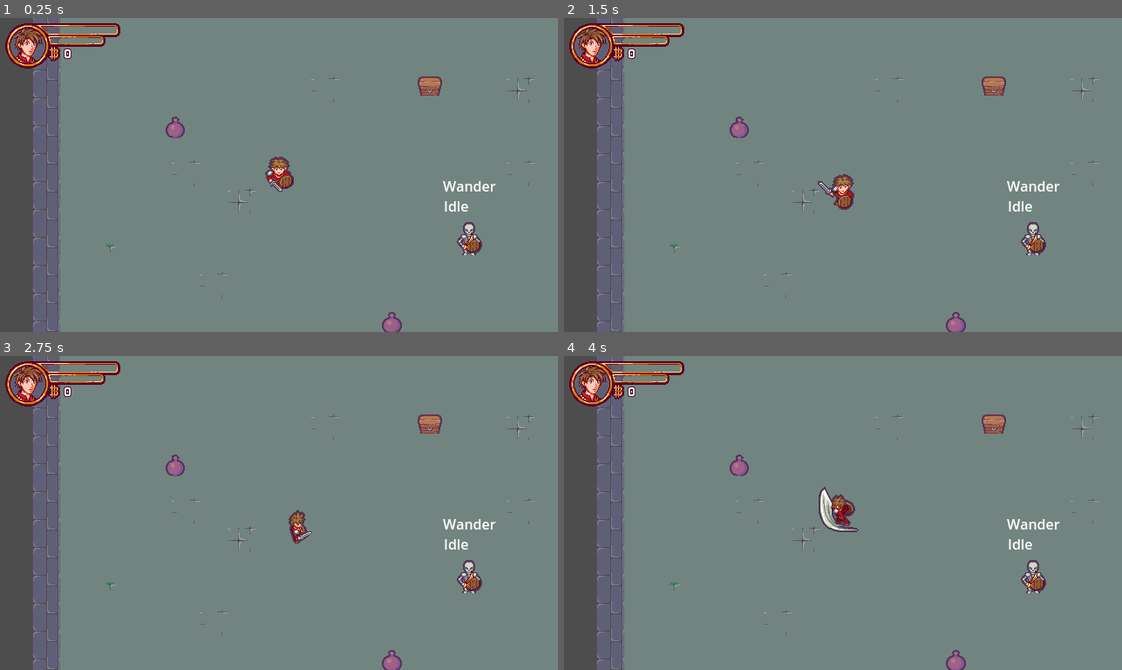
Above: before the commit, frames 1-4 (two rows, left to right).
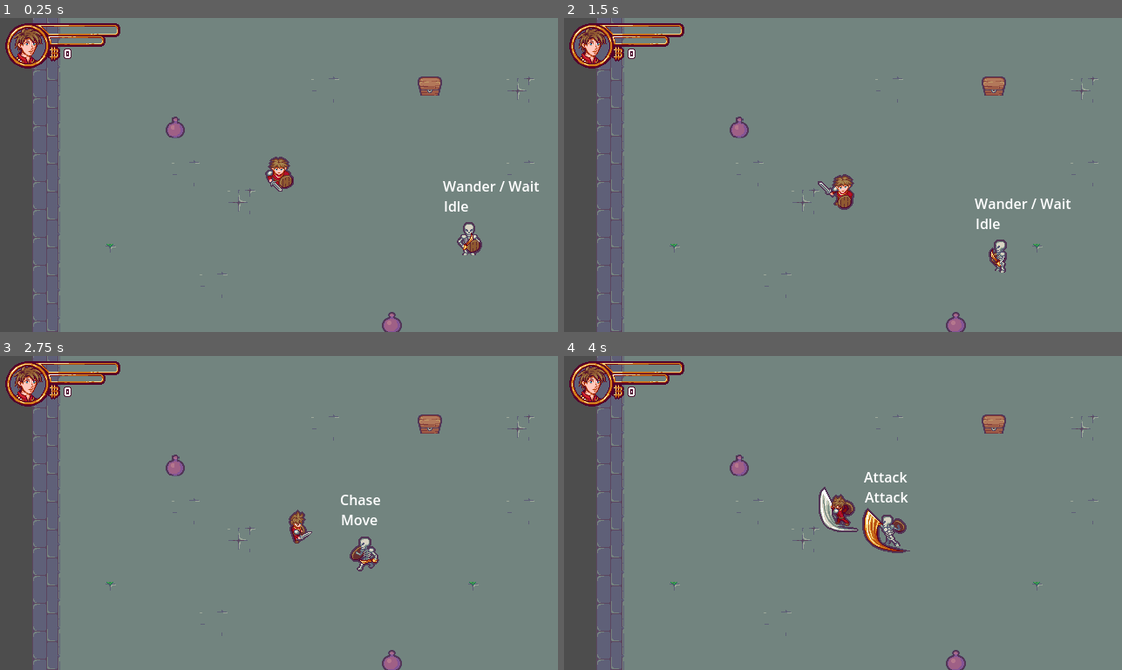
Above: after the commit, the same moments.

Repository: sylvainlap/game-002
Game: Godot game, scene res://Scenes/Levels/level.tscn
Two runs of this game, one before a commit and one after it. Both use one fixed random seed, a clock stepped at 60 frames per second and the inputs below. Sound files missing from this copy of the repository are replaced by a short silence.
Inputs:
- Up to frame 1 (0.25 s): no input
- Up to frame 2 (1.5 s): tap Enter (ui_accept) at 0.5, 0.6, 0.77, 1.07, 1.35 s; hold Right (ui_right) 0.53-1.28 s; hold Down (ui_down) from 1.28 s (still down)
- Up to frame 3 (2.75 s): tap Enter (ui_accept) at 1.52, 1.82, 2.1 s; release Down (ui_down) at 2.03 s; hold Right (ui_right) from 2.03 s (still down)
- Up to frame 4 (4 s): release Right (ui_right) at 2.78 s; hold Up (ui_up) 2.78-3.53 s; tap Enter (ui_accept) at 2.85, 3.02, 3.32, 3.6, 3.77 s; hold Left (ui_left) from 3.53 s (still down)

The runs differ from the first frame. In frame 1, 0.1% of the frame differs, in the area x 89-97%, y 51-56%; in frame 2, 1.1%; in frame 3, 1.1%; in frame 4, 1.4%, in the area x 53-89%, y 36-76%.

Commit message:
chore: video 13 finished

Diff:
--- /dev/null
+++ b/Scenes/Actors/Enemies/Skeleton/States/go_to.gd
@@ -0,0 +1,4 @@
+extends State
+
+func enter_state() -> void:
+	owner.state_machine.set_state("Move")
--- /dev/null
+++ b/Scenes/Actors/Enemies/Skeleton/States/wait.gd
@@ -0,0 +1,22 @@
+extends State
+class_name SkeleteonWaitState
+
+@export var min_wait_time: float = 0.8
+@export var max_wait_time: float = 1.2
+
+signal wait_time_finished
+
+func enter_state() -> void:
+	if owner.state_machine != null:
+		owner.state_machine.set_state("Idle")
+
+	var wait_time = randf_range(min_wait_time, max_wait_time)
+	$Timer.start(wait_time)
+
+
+func _ready() -> void:
+	$Timer.timeout.connect(_on_timer_timeout)
+
+
+func _on_timer_timeout() -> void:
+	wait_time_finished.emit()
--- a/Scenes/Actors/Enemies/Skeleton/States/wander.gd
+++ b/Scenes/Actors/Enemies/Skeleton/States/wander.gd
@@ -1,8 +1,32 @@
-extends State
+extends StateMachine
 class_name SkeletonWanderState
 
-func enter_state() -> void:
-	if owner.state_machine == null:
-		return
+@onready var wait = get_node("Wait")
 
-	owner.state_machine.set_state("Idle")
+@export var min_wander_distance = 40.0
+@export var max_wander_distance = 70.0
+
+func _generate_new_destination() -> Vector2:
+	var rdm_angle = deg_to_rad(randf_range(0.0, 360.0))
+	var direction = Vector2(cos(rdm_angle), sin(rdm_angle))
+	var distance = randf_range(min_wander_distance, max_wander_distance)
+
+	return owner.global_position + direction * distance
+
+
+func _ready() -> void:
+	wait.wait_time_finished.connect(_on_wait_time_finished)
+	owner.move_path_finished.connect(_on_move_path_finished)
+
+	super._ready()
+
+
+func _on_wait_time_finished() -> void:
+	var destination = _generate_new_destination()
+	owner.update_move_path(destination)
+	set_state("GoTo")
+
+
+func _on_move_path_finished() -> void:
+	if is_current_state():
+		set_state("Wait")
--- a/Scenes/Actors/Enemies/Skeleton/skeleton.tscn
+++ b/Scenes/Actors/Enemies/Skeleton/skeleton.tscn
@@ -7,7 +7,9 @@
 [ext_resource type="Script" path="res://Scenes/Actors/Enemies/Skeleton/States/chase.gd" id="5_rg132"]
 [ext_resource type="Script" path="res://StateMachine/state_label.gd" id="5_ttfk5"]
 [ext_resource type="Script" path="res://Scenes/Actors/Enemies/Skeleton/States/wander.gd" id="6_yy50v"]
+[ext_resource type="Script" path="res://Scenes/Actors/Enemies/Skeleton/States/wait.gd" id="7_2xwf6"]
 [ext_resource type="Script" path="res://Scenes/Actors/Enemies/Skeleton/States/attack.gd" id="8_nb2ht"]
+[ext_resource type="Script" path="res://Scenes/Actors/Enemies/Skeleton/States/go_to.gd" id="8_nu4ip"]
 
 [sub_resource type="AtlasTexture" id="AtlasTexture_w0848"]
 atlas = ExtResource("2_aibn1")
@@ -337,6 +339,15 @@
 
 [node name="Wander" type="Node2D" parent="BehaviourTree" index="0"]
 script = ExtResource("6_yy50v")
+
+[node name="Wait" type="Node2D" parent="BehaviourTree/Wander" index="0"]
+script = ExtResource("7_2xwf6")
+
+[node name="Timer" type="Timer" parent="BehaviourTree/Wander/Wait" index="0"]
+one_shot = true
+
+[node name="GoTo" type="Node2D" parent="BehaviourTree/Wander" index="1"]
+script = ExtResource("8_nu4ip")
 
 [node name="Chase" type="Node2D" parent="BehaviourTree" index="1"]
 script = ExtResource("5_rg132")
--- a/Scenes/Actors/Enemies/enemy.gd
+++ b/Scenes/Actors/Enemies/enemy.gd
@@ -7,6 +7,7 @@
 
 signal target_in_chase_area_changed
 signal target_in_attack_area_changed
+signal move_path_finished
 
 var target: Node2D = null
 var target_in_chase_area: bool = false : set = set_target_in_chase_area
@@ -46,6 +47,9 @@
 	if dist <= SPEED * delta:
 		move_and_collide(dir * dist)
 		path.remove_at(0)
+
+		if path.is_empty():
+			move_path_finished.emit()
 	else:
 		move_and_collide(dir * SPEED * delta)
 
--- a/Scenes/InteractiveObjects/Coin/States/spawn.gd
+++ b/Scenes/InteractiveObjects/Coin/States/spawn.gd
@@ -11,8 +11,8 @@
 
 
 func enter_state() -> void:
-	var rdm_angle = randf_range(0.0, 360.0)
-	spawn_dir = Vector2(sin(rdm_angle), cos(rdm_angle))
+	var rdm_angle = deg_to_rad(randf_range(0.0, 360.0))
+	spawn_dir = Vector2(cos(rdm_angle), sin(rdm_angle))
 
 
 func update(delta: float) -> void:
--- a/StateMachine/state.gd
+++ b/StateMachine/state.gd
@@ -1,5 +1,7 @@
 extends Node2D
 class_name State
+
+@onready var state_machine = get_parent()
 
 
 func enter_state() -> void:
@@ -12,3 +14,7 @@
 
 func update(delta: float) -> void:
 	pass
+
+
+func is_current_state() -> bool:
+	return state_machine.get_state() == self
--- a/StateMachine/state_label.gd
+++ b/StateMachine/state_label.gd
@@ -2,12 +2,22 @@
 class_name StateLabel
 
 func _ready() -> void:
-	get_parent().state_changed.connect(_on_state_changed)
+	get_parent().state_changed_recursive.connect(_on_state_changed_recursive)
 
 
 func _update_text(state: Node2D) -> void:
-	set_text(state.name)
+	set_text(get_state_name_recursive(state))
 
 
-func _on_state_changed(new_state: Node2D) -> void:
-	_update_text(new_state)
+func get_state_name_recursive(state: Node2D) -> String:
+	if state == null:
+		return ""
+
+	if state is StateMachine:
+		return state.name + " / " + get_state_name_recursive(state.get_state())
+
+	return state.name
+
+
+func _on_state_changed_recursive(state: Node2D) -> void:
+	_update_text(state)
--- a/StateMachine/state_machine.gd
+++ b/StateMachine/state_machine.gd
@@ -1,10 +1,11 @@
-extends Node2D
+extends State
 class_name StateMachine
 
 var current_state: Node2D = null: get = get_state, set = set_state
 var previous_state: Node2D = null: get = get_previous_state
 
 signal state_changed(new_state: Node2D)
+signal state_changed_recursive(new_state: Node2D)
 
 
 func set_state(new_state) -> void:
@@ -20,7 +21,8 @@
 	previous_state = current_state
 	current_state = new_state
 
-	current_state.enter_state()
+	if current_state != null:
+		current_state.enter_state()
 
 	state_changed.emit(new_state)
 
@@ -45,9 +47,34 @@
 
 
 func _ready() -> void:
-	set_state(get_child(0))
+	state_changed.connect(_on_state_changed)
+
+	if state_machine is StateMachine:
+		state_changed_recursive.connect(state_machine._on_state_changed_recursive)
+
+	set_to_default_state()
 
 
 func _physics_process(delta: float) -> void:
 	if current_state != null:
 		current_state.update(delta)
+
+
+func enter_state() -> void:
+	set_to_default_state()
+
+
+func exit_state() -> void:
+	set_state(null)
+
+
+func set_to_default_state() -> void:
+	set_state(get_child(0))
+
+
+func _on_state_changed(_state: Node2D) -> void:
+	state_changed_recursive.emit(current_state)
+
+
+func _on_state_changed_recursive(_state: Node2D) -> void:
+	state_changed_recursive.emit(current_state)
Not shown: 1 places in Scenes/Actors/Enemies/Skeleton/skeleton.tscn that only renumber resources
